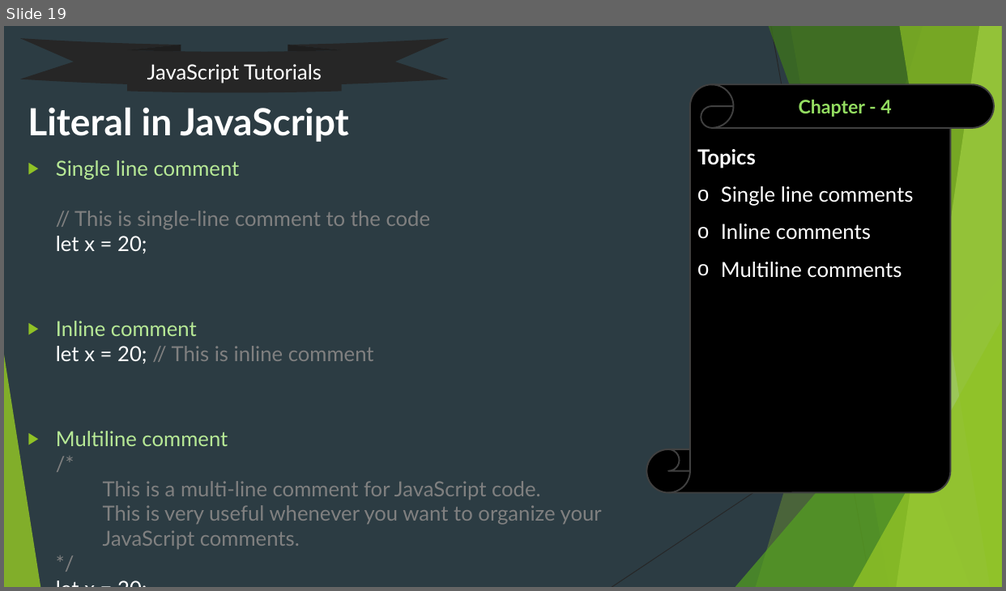
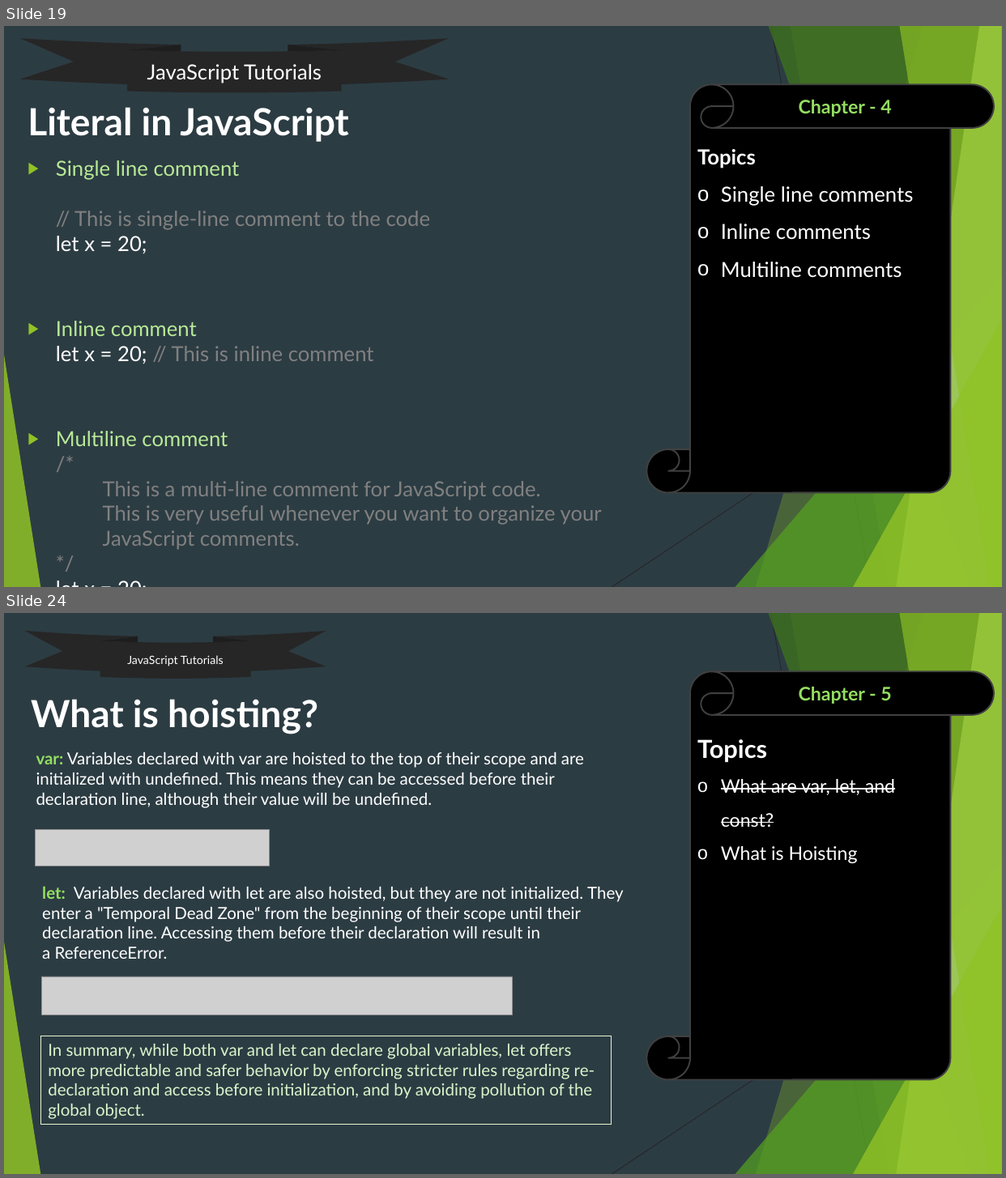
Before and after one commit to uidhtml/javascript-tutorials, a slide deck: Javascript Tutorials.pptx. Shown one above the other, each under a label of ours: slide 19 before the commit, slides 19 and 24 after it; the slides between them are not shown. The pictures are 1006x591 and 1006x1178 pixels, drawn with LibreOffice and Linux fonts; fonts in the diff are those of the drawing; grey boxes stand for pictures. Boxes give left, top, right and bottom in pixels: in the first picture for what was removed or moved away, otherwise in the second. Text is boxed around its words. In the diff, an @@ line names an element or a change of style, - is before the commit and + after.

Commit message:
Updated ppt to chapter 5

```diff
--- a/Javascript Tutorials.pptx
+++ b/Javascript Tutorials.pptx
@@ slide 24 added at [4, 613, 1002, 1174], background #2C3C43; not listed: 10 template elements that a slide beside it also shows @@
@@ ellipse ribbon added at [25, 631, 326, 679], fill #262626, 11 pt, text #FFFFFF @@
+JavaScript Tutorials
@@ vertical scroll added at [647, 671, 995, 1080], fill #000000, outline #404040 1.5 pt, 18 pt, text #FFFFFF, strikethrough @@
+Topics
+o What are var, let, and const?
+o What is Hoisting
@@ title added at [31, 699, 318, 735], 36 pt, text #FFFFFF, bold @@
+What is hoisting?
@@ text added at [799, 687, 891, 704], 18 pt, text #94DE61, bold @@
+Chapter - 5
@@ text added at [36, 752, 584, 808], 16 pt, text #FFFFFF @@
+var: Variables declared with var are hoisted to the top of their scope and are initialized with undefined. This means they can be accessed before their declaration line, although their value will be undefined.
@@ picture added at [36, 829, 269, 866] @@
@@ text added at [42, 887, 623, 959], 16 pt, text #FFFFFF @@
+let: Variables declared with let are also hoisted, but they are not initialized. They enter a "Temporal Dead Zone" from the beginning of their scope until their declaration line. Accessing them before their declaration will result in a ReferenceError.
@@ picture added at [41, 977, 512, 1015] @@
@@ rectangle added at [40, 1037, 612, 1125], outline #EAF6D1 0.75 pt dashed, 16 pt, text #DBF4CA @@
+In summary, while both var and let can declare global variables, let offers more predictable and safer behavior by enforcing stricter rules regarding re-declaration and access before initialization, and by avoiding pollution of the global object.
```
Also in this commit, not shown: 2 slides changed, 3 other slides added.
